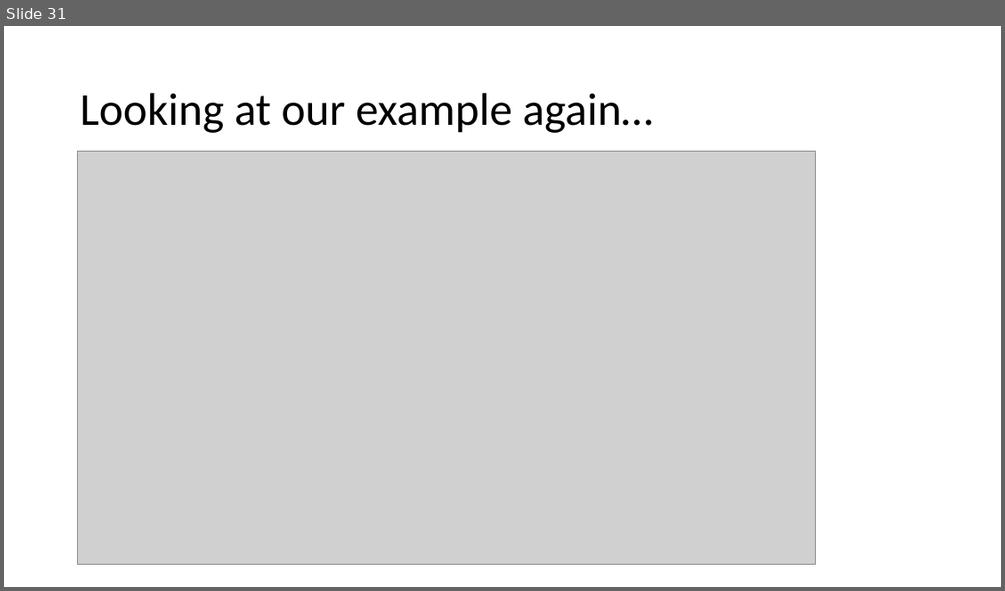
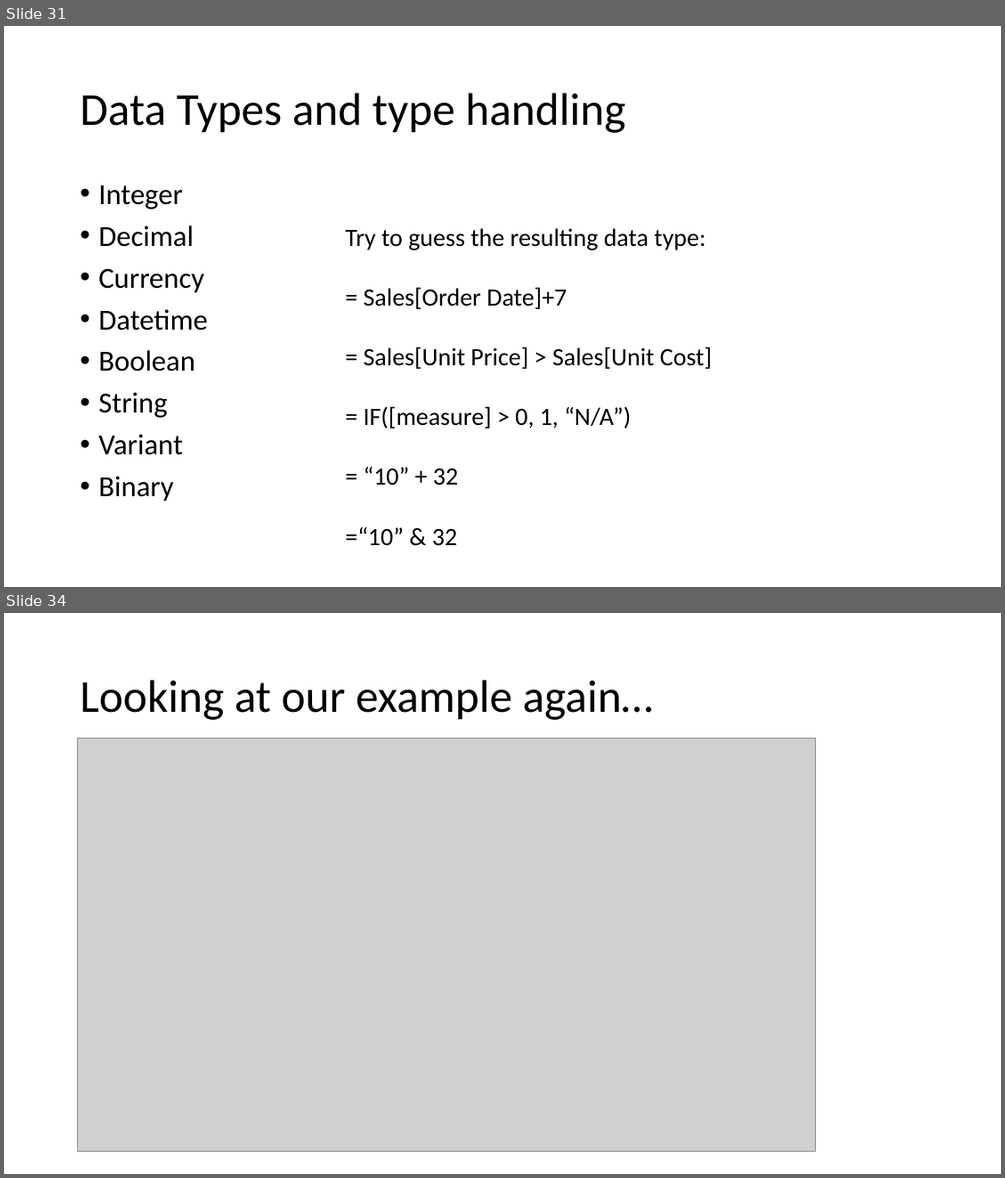
Before and after one commit to LukasSteindl/tabularmodelforfinance, a slide deck: Slides.pptx. Shown one above the other, each under a label of ours: slide 31 before the commit, slides 31 and 34 after it; the slides between them are not shown. The pictures are 1005x591 and 1005x1178 pixels, drawn with LibreOffice and Linux fonts; fonts in the diff are those of the drawing; grey boxes stand for pictures. Boxes give left, top, right and bottom in pixels: in the first picture for what was removed or moved away, otherwise in the second. Text is boxed around its words. In the diff, an @@ line names an element or a change of style, - is before the commit and + after.

```diff
--- a/Slides.pptx
+++ b/Slides.pptx
@@ slide 31 added at <box>4,26,1001,587</box>, background #FFFFFF @@
@@ title added at <box>80,93,625,133</box>, 44 pt, text #000000 @@
+Data Types and type handling
@@ text added at <box>98,185,207,501</box>, 28 pt, text #000000 @@
+• Integer
+• Decimal
+• Currency
+• Datetime
+• Boolean
+• String
+• Variant
+• Binary
@@ text added at <box>345,228,712,545</box>, 24 pt, text #000000 @@
+Try to guess the resulting data type:
+= Sales[Order Date]+7
+= Sales[Unit Price] > Sales[Unit Cost]
+= IF([measure] > 0, 1, “N/A”)
+= “10” + 32
+=“10” & 32
@@ what was slide 31 is now slide 34 @@
```
Also in this commit, not shown: 6 slides changed, 4 other slides added, 1 other file.
